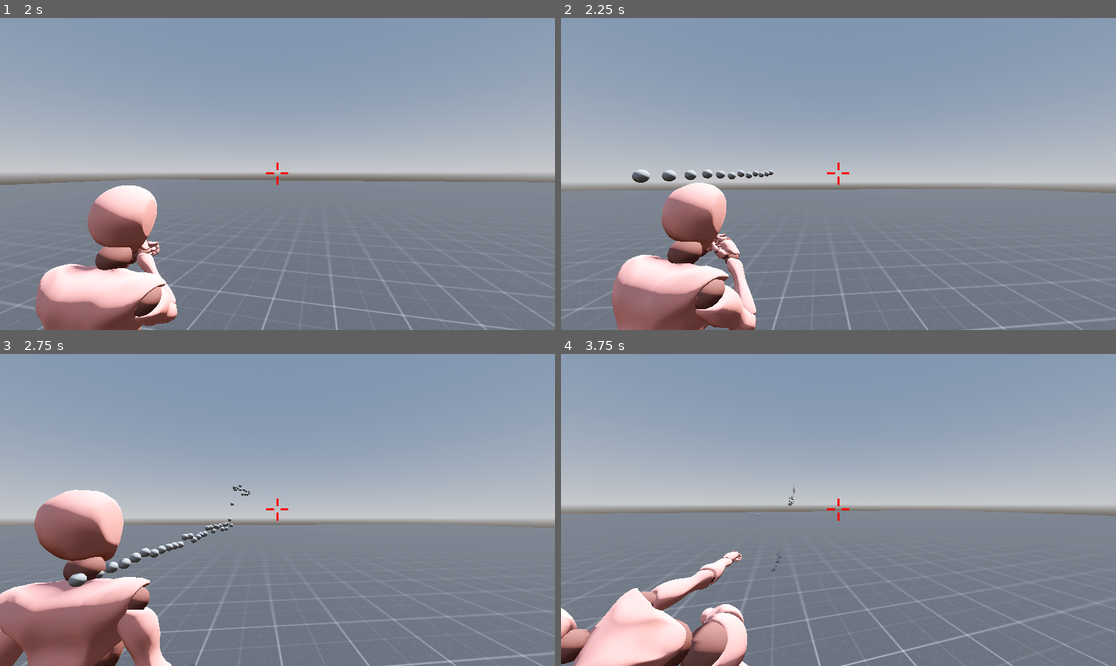
Above: before the commit, frames 1-4 (two rows, left to right).
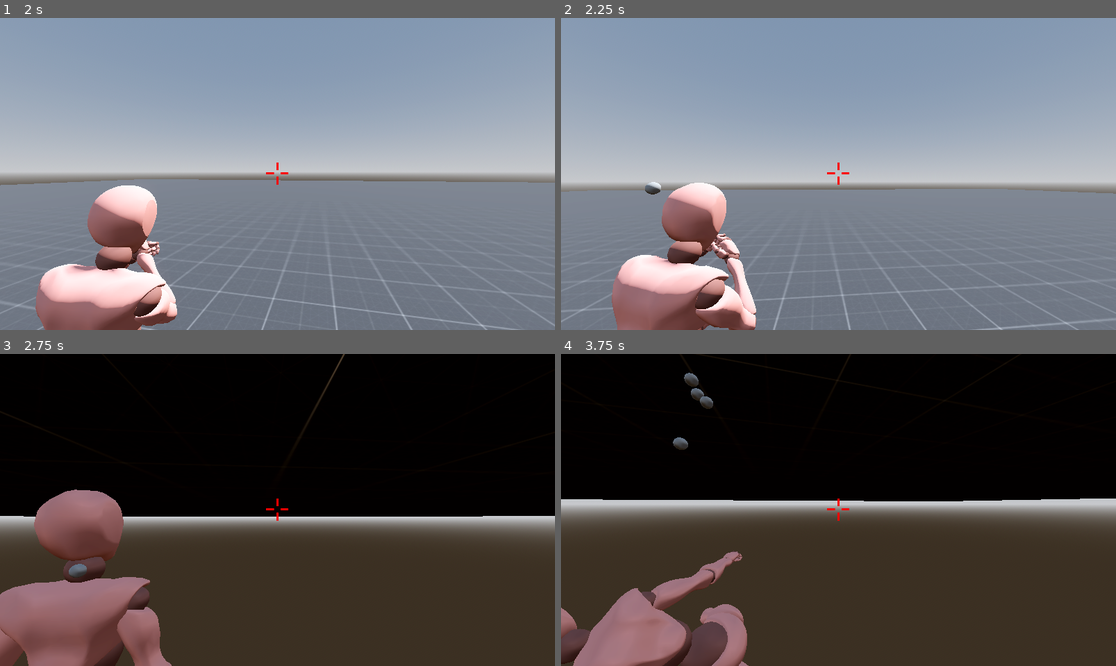
Above: after the commit, the same moments.

Repository: waleedlugod/tps
Game: Godot game, scene res://scenes/main.tscn
Same seed, same stepped clock (60 frames per second), same inputs: the game is played once before the commit and once after it.
Inputs (mouse positions are in pixels of both pictures, inside the frame that each line leads up to):
- Up to frame 1 (2 s): tap Enter (ui_accept) at 0.5, 0.77, 1.52 s; move the mouse to (305, 174) at 0.52 s; hold W (forward) from 0.53 s (still down); tap F (kick) at 0.6 s; move the mouse to (249, 174) at 1.27 s; tap Shift (run) at 1.35 s
- Up to frame 2 (2.25 s): keep holding W (forward); move the mouse to (849, 167) at 2.02 s; press the mouse at (849, 167) at 2.03 s
- Up to frame 3 (2.75 s): keep holding W (forward)
- Up to frame 4 (3.75 s): keep holding W (forward); move the mouse to (832, 516) at 2.77 s; release the mouse at (832, 516) at 2.78 s; tap F (kick) at 2.85 s; tap Enter (ui_accept) at 3.02 s; move the mouse to (877, 513) at 3.52 s; hold Shift (run) from 3.53 s (still down)

Frame 1 is identical in both runs. In frame 2, 1.0% of the frame differs, in the area x 0-100%, y 48-100%; in frame 3, 91%; in frame 4, 95%, in the area x 0-100%, y 0-100%.
Error after the commit: Invalid assignment of property or key 'direction' with value of type 'Vector3' on a base object of type 'StaticBody3D'. (res://scripts/main.gd:19)

Commit message:
add collision body to bullet

Diff:
--- a/scenes/bullet.tscn
+++ b/scenes/bullet.tscn
@@ -1,11 +1,19 @@
-[gd_scene load_steps=3 format=3 uid="uid://o075jf8e05gg"]
+[gd_scene load_steps=4 format=3 uid="uid://o075jf8e05gg"]
 
 [ext_resource type="Script" path="res://scripts/bullet.gd" id="1_niuco"]
 
-[sub_resource type="SphereMesh" id="SphereMesh_j3su8"]
+[sub_resource type="SphereShape3D" id="SphereShape3D_7hhpl"]
+radius = 0.02
+
+[sub_resource type="SphereMesh" id="SphereMesh_vilr0"]
 radius = 0.02
 height = 0.04
 
-[node name="bullet" type="MeshInstance3D"]
-mesh = SubResource("SphereMesh_j3su8")
+[node name="bullet" type="StaticBody3D"]
 script = ExtResource("1_niuco")
+
+[node name="CollisionShape3D" type="CollisionShape3D" parent="."]
+shape = SubResource("SphereShape3D_7hhpl")
+
+[node name="MeshInstance3D" type="MeshInstance3D" parent="."]
+mesh = SubResource("SphereMesh_vilr0")
